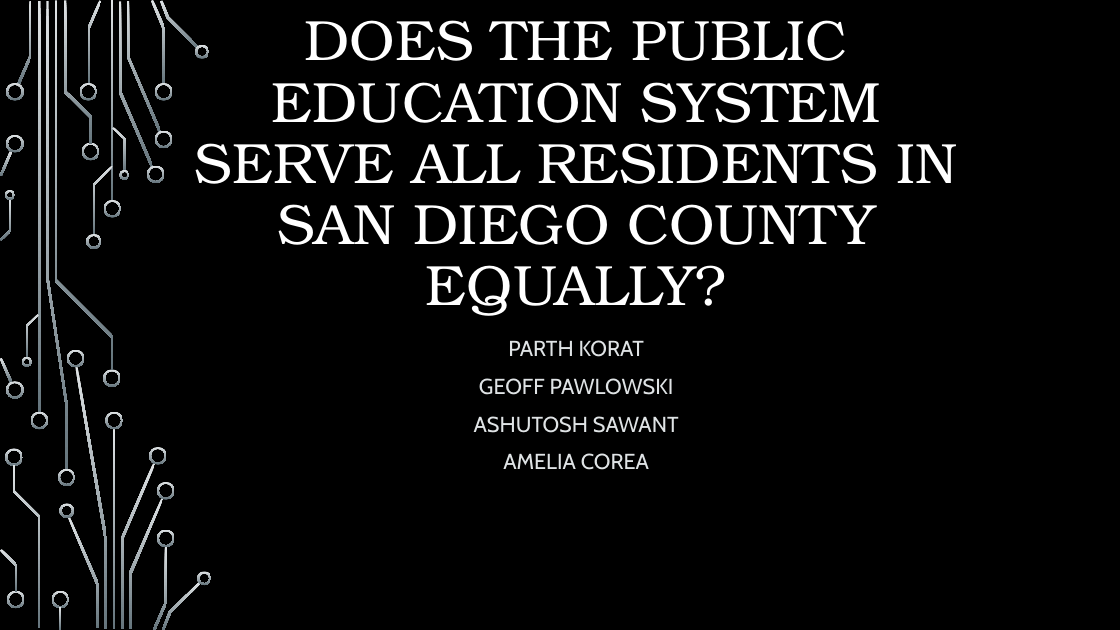
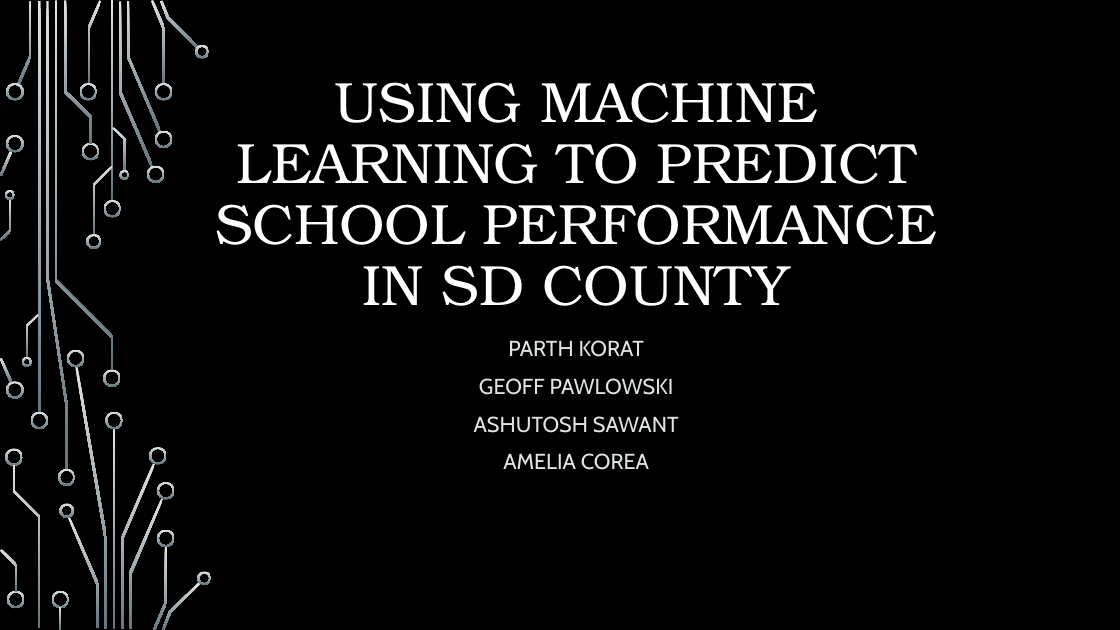
Before and after one commit to pkorat/ML-School-Rating-Prediction-Model, a slide deck: slide 1 of Final_Presentation_Project4.pptx. Drawn at 1120x630 pixels with LibreOffice and Linux fonts; fonts in the diff are those of the drawing; background and template pictures are left out. Boxes give left, top, right and bottom in pixels: in the first picture for what was removed or moved away, otherwise in the second. Text is boxed around its words. In the diff, an @@ line names an element or a change of style, - is before the commit and + after.

```diff
--- a/Final_Presentation_Project4.pptx
+++ b/Final_Presentation_Project4.pptx
@@ title at (216,82,937,306): text changed @@
-DOES THE PUBLIC EDUCATION SYSTEM SERVE ALL RESIDENTS IN SAN DIEGO COUNTY EQUALLY?
+USING MACHINE LEARNING TO PREDICT SCHOOL PERFORMANCE IN SD COUNTY
```
Also in this commit, not shown: 4 other slides changed, 3 slides added, 4 slides removed, 1 other file.
